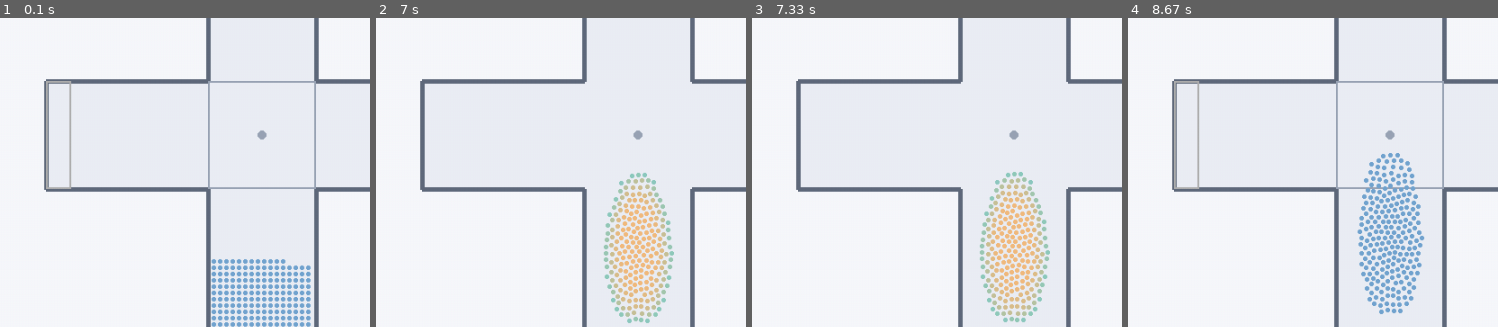
Above: before the commit, frames 1-4 (left to right).
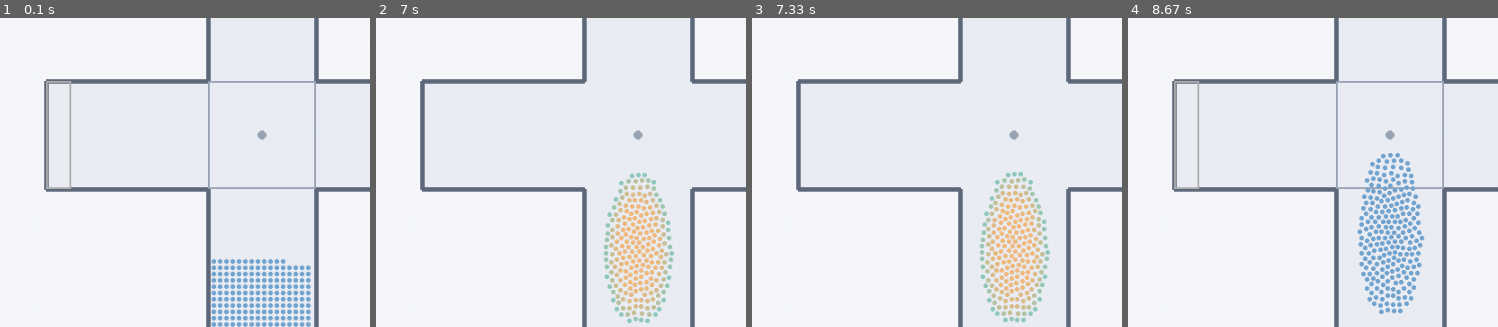
Above: after the commit, the same moments.

Repository: gaheebella/PDFS-Multi-Robot
Game: pygame game, started from pygame_simulator/main.py
Same seed, same stepped clock (60 frames per second), same inputs: the game is played once before the commit and once after it.
Inputs:
- Up to frame 1 (0.1 s): no input
- Up to frame 2 (7 s): tap Space at 0.33, 1.07, 1.37, 1.57, 1.9, 2.2, 2.4, 2.7, 2.97, 3.3, 3.6, 3.73, 4.13, 4.43, 4.8, 5.2, 5.5, 5.7, 6, 6.2, 6.53, 6.83 s; tap D at 0.67, 1.98, 3.38, 4.88, 6.28 s; tap V at 1.15, 2.48, 3.82, 5.28, 6.62 s
- Up to frame 3 (7.33 s): tap Space at 7.03 s
- Up to frame 4 (8.67 s): tap Space at 7.33, 7.6, 7.93, 8.23, 8.37 s; tap D at 7.68 s; tap V at 8.02 s
The pictures show only the part of the screen within x 12-62%, y 31-81%; the shares and areas given below are measured in that part.

Frames 1-3 are identical in both runs. In frame 4, less than 0.1% of the frame differs, in the area x 63-78%, y 46-54%.

Commit message:
feat: improve DFS regrouping and prevent isolated robots

Diff:
--- a/pygame_simulator/main.py
+++ b/pygame_simulator/main.py
@@ -125,6 +125,7 @@
     MOVE_TO_JUNCTION = auto()
     EXPLORE_BRANCH = auto()
     BACKTRACK = auto()
+    REGROUP = auto()
     SELECT_NEXT_BRANCH = auto()
     DONE = auto()
 
@@ -169,6 +170,9 @@
 ROUTE_FORCE = 52.0
 BACKTRACK_FORCE = 48.0
 CENTERING_GAIN = 1.2
+ISOLATION_NEIGHBOR_THRESHOLD = 4
+ISOLATION_ROUTE_BOOST = 1.2
+LOCAL_COHESION_GAIN = 22.0
 
 MAX_SPEED = 78.0
 MAX_ACCELERATION = 520.0
@@ -180,7 +184,9 @@
 SATURATION_DWELL_TIME = 1.4
 
 JUNCTION_ENTRY_COUNT = 18
-BACKTRACK_REMAINING_LIMIT = 4
+BACKTRACK_REMAINING_LIMIT = 1
+REGROUP_BOTTOM_TARGET_COUNT = 208
+REGROUP_SPREAD_THRESHOLD = 36.0
 
 # 공간 해싱 셀 크기: SPH support radius와 동일하게 둠
 CELL_SIZE = SMOOTHING_LENGTH
@@ -220,7 +226,9 @@
 
 
 def is_region_allowed(position):
-    """DFS가 선택하지 않은 branch를 가상 밸브처럼 닫습니다."""
+    """DFS가 선택하지 않은 branch를 가상 밸브처럼 닫습니다.
+    REGROUP 동안에는 방금 탐색한 branch를 계속 열어 두어 뒤처진 로봇이 빠져나올 수 있게 합니다.
+    """
     region = get_robot_region(position)
 
     if phase == SimulationPhase.MOVE_TO_JUNCTION:
@@ -229,8 +237,12 @@
     if phase in {
         SimulationPhase.EXPLORE_BRANCH,
         SimulationPhase.BACKTRACK,
+        SimulationPhase.REGROUP,
     }:
         return region in {"BOTTOM", "JUNCTION", active_branch}
+
+    if phase == SimulationPhase.DONE:
+        return region in {"BOTTOM", "JUNCTION"}
 
     return region != "OUTSIDE"
 
@@ -532,38 +544,70 @@
         )
 
 
+def get_bottom_hold_point():
+    return pygame.Vector2(
+        center_x,
+        center_y + half_width + normal_length - 18,
+    )
+
+
+def get_branch_tip_target(branch):
+    if branch == "UP":
+        return pygame.Vector2(center_x, center_y - half_width - normal_length + 18)
+    if branch == "LEFT":
+        return pygame.Vector2(center_x - half_width - normal_length + 18, center_y)
+    if branch == "RIGHT":
+        return pygame.Vector2(center_x + half_width + right_length - 18, center_y)
+    return pygame.Vector2(center_x, center_y)
+
+
+def normalized_direction_toward(source, target):
+    direction = target - source
+    if direction.length_squared() > EPSILON:
+        return direction.normalize()
+    return pygame.Vector2(0.0, 0.0)
+
+
+def get_route_target(robot):
+    region = get_robot_region(robot.position)
+    junction_target = pygame.Vector2(center_x, center_y)
+    bottom_hold = get_bottom_hold_point()
+
+    if phase == SimulationPhase.MOVE_TO_JUNCTION:
+        return junction_target
+
+    if phase == SimulationPhase.EXPLORE_BRANCH:
+        if region == "BOTTOM":
+            return junction_target
+        return get_branch_tip_target(active_branch)
+
+    if phase == SimulationPhase.BACKTRACK:
+        if region == active_branch:
+            return junction_target
+        return bottom_hold
+
+    if phase == SimulationPhase.REGROUP:
+        return bottom_hold
+
+    if phase == SimulationPhase.DONE:
+        return bottom_hold
+
+    return junction_target
+
+
 def compute_route_force(robot):
     region = get_robot_region(robot.position)
     force = pygame.Vector2(0.0, 0.0)
 
-    if phase == SimulationPhase.MOVE_TO_JUNCTION:
-        target = pygame.Vector2(center_x, center_y)
-        direction = target - robot.position
-        if direction.length_squared() > EPSILON:
-            force = direction.normalize() * ROUTE_FORCE
-
-    elif phase == SimulationPhase.EXPLORE_BRANCH:
-        # 아래쪽 로봇은 먼저 Junction으로 들어옴
-        if region == "BOTTOM":
-            target = pygame.Vector2(center_x, center_y)
-            direction = target - robot.position
-            if direction.length_squared() > EPSILON:
-                force = direction.normalize() * ROUTE_FORCE
-        else:
-            force = BRANCH_DIRECTIONS[active_branch] * ROUTE_FORCE
-
-    elif phase == SimulationPhase.BACKTRACK:
-        # 1차 구현에서는 branch 전체 로봇을 아래 대기지점까지 복귀시킴
-        hold_point = pygame.Vector2(
-            center_x,
-            center_y + half_width + normal_length - 18,
-        )
-        direction = hold_point - robot.position
-        if direction.length_squared() > EPSILON:
-            force = direction.normalize() * BACKTRACK_FORCE
+    target = get_route_target(robot)
+    direction = normalized_direction_toward(robot.position, target)
+
+    if phase in {SimulationPhase.MOVE_TO_JUNCTION, SimulationPhase.EXPLORE_BRANCH}:
+        force = direction * ROUTE_FORCE
+    elif phase in {SimulationPhase.BACKTRACK, SimulationPhase.REGROUP, SimulationPhase.DONE}:
+        force = direction * BACKTRACK_FORCE
 
     # 경로 중심선 쪽으로 약한 구속력 추가
-    region = get_robot_region(robot.position)
     if region in {"UP", "BOTTOM"}:
         force.x += CENTERING_GAIN * (center_x - robot.position.x)
     elif region in {"LEFT", "RIGHT"}:
@@ -579,6 +623,9 @@
         pressure_force = pygame.Vector2(0.0, 0.0)
         viscosity_force = pygame.Vector2(0.0, 0.0)
         repulsion_force = pygame.Vector2(0.0, 0.0)
+        cohesion_force = pygame.Vector2(0.0, 0.0)
+        neighbor_count = 0
+        neighbor_center_sum = pygame.Vector2(0.0, 0.0)
 
         for robot_j in iter_neighbor_candidates(robot_i, grid):
             if robot_i is robot_j:
@@ -589,6 +636,9 @@
 
             if distance_squared <= EPSILON or distance_squared > h_squared:
                 continue
+
+            neighbor_count += 1
+            neighbor_center_sum += robot_j.position
 
             distance = math.sqrt(distance_squared)
             gradient = spiky_gradient(r_ij, SMOOTHING_LENGTH)
@@ -608,28 +658,20 @@
                 mu_ij = (
                     SMOOTHING_LENGTH
                     * approach_value
-                    / (
-                        distance_squared
-                        + 0.01 * SMOOTHING_LENGTH**2
-                    )
+                    / (distance_squared + 0.01 * SMOOTHING_LENGTH**2)
                 )
 
-                # P + kappa*rho = kappa*rho*(rho/rho0)^lambda > 0
                 c_i_squared = (
-                    robot_i.pressure
-                    + PRESSURE_GAIN * robot_i.density
+                    robot_i.pressure + PRESSURE_GAIN * robot_i.density
                 ) / max(robot_i.density, EPSILON)
                 c_j_squared = (
-                    robot_j.pressure
-                    + PRESSURE_GAIN * robot_j.density
+                    robot_j.pressure + PRESSURE_GAIN * robot_j.density
                 ) / max(robot_j.density, EPSILON)
 
                 c_i = math.sqrt(max(c_i_squared, 0.0))
                 c_j = math.sqrt(max(c_j_squared, 0.0))
                 c_ij = 0.5 * (c_i + c_j)
-                mean_density = 0.5 * (
-                    robot_i.density + robot_j.density
-                )
+                mean_density = 0.5 * (robot_i.density + robot_j.density)
 
                 pi_ij = (
                     -VISCOSITY_XI1 * c_ij * mu_ij
@@ -641,21 +683,35 @@
             # 최소거리 충돌 반발력은 SAFE_RADIUS 안에서만 적용
             if distance < SAFE_RADIUS:
                 direction_away = r_ij / distance
-                penetration_ratio = (
-                    SAFE_RADIUS - distance
-                ) / SAFE_RADIUS
+                penetration_ratio = (SAFE_RADIUS - distance) / SAFE_RADIUS
                 repulsion_force += (
-                    REPULSION_GAIN
-                    * penetration_ratio
-                    * direction_away
+                    REPULSION_GAIN * penetration_ratio * direction_away
                 )
 
         route_force = compute_route_force(robot_i)
+
+        # 근처 이웃이 너무 적으면, 군집 중심 쪽으로 끌어당겨 뒤처짐을 줄임
+        if 0 < neighbor_count < ISOLATION_NEIGHBOR_THRESHOLD:
+            local_center = neighbor_center_sum / neighbor_count
+            cohesion_direction = local_center - robot_i.position
+            if cohesion_direction.length_squared() > EPSILON:
+                ratio = (
+                    ISOLATION_NEIGHBOR_THRESHOLD - neighbor_count
+                ) / ISOLATION_NEIGHBOR_THRESHOLD
+                cohesion_force = cohesion_direction.normalize() * LOCAL_COHESION_GAIN * ratio
+
+        # 완전히 고립되거나 이웃이 적으면 주행 방향 힘을 더 크게 줌
+        if neighbor_count < ISOLATION_NEIGHBOR_THRESHOLD:
+            boost_ratio = (
+                ISOLATION_NEIGHBOR_THRESHOLD - neighbor_count
+            ) / ISOLATION_NEIGHBOR_THRESHOLD
+            route_force *= (1.0 + ISOLATION_ROUTE_BOOST * boost_ratio)
 
         total_acceleration = (
             pressure_force
             + viscosity_force
             + repulsion_force
+            + cohesion_force
             + route_force
             - DAMPING * robot_i.velocity
         )
@@ -705,6 +761,8 @@
     global dfs_index
     global active_branch
     global saturation_timer
+
+    bottom_hold = get_bottom_hold_point()
 
     if phase == SimulationPhase.MOVE_TO_JUNCTION:
         robots_in_junction = sum(
@@ -733,12 +791,42 @@
             print("[DFS] Parent Junction 방향 Backtracking 시작")
 
     elif phase == SimulationPhase.BACKTRACK:
-        robots_remaining = sum(
+        robots_remaining_in_branch = sum(
             get_robot_region(robot.position) == active_branch
             for robot in robots
         )
 
-        if robots_remaining <= BACKTRACK_REMAINING_LIMIT:
+        if robots_remaining_in_branch <= BACKTRACK_REMAINING_LIMIT:
+            phase = SimulationPhase.REGROUP
+            print("[DFS] Branch 복귀 완료, bottom staging으로 regroup")
+
+    elif phase == SimulationPhase.REGROUP:
+        robots_in_bottom = sum(
+            get_robot_region(robot.position) == "BOTTOM"
+            for robot in robots
+        )
+
+        robots_in_junction = sum(
+            get_robot_region(robot.position) == "JUNCTION"
+            for robot in robots
+        )
+
+        robots_remaining_in_branch = sum(
+            get_robot_region(robot.position) == active_branch
+            for robot in robots
+        )
+
+        average_bottom_distance = sum(
+            robot.position.distance_to(bottom_hold)
+            for robot in robots
+        ) / len(robots)
+
+        if (
+            robots_in_bottom >= REGROUP_BOTTOM_TARGET_COUNT
+            and robots_in_junction <= 8
+            and robots_remaining_in_branch <= 1
+            and average_bottom_distance <= REGROUP_SPREAD_THRESHOLD
+        ):
             branch_states[active_branch] = "VISITED"
             phase = SimulationPhase.SELECT_NEXT_BRANCH
 
@@ -748,15 +836,16 @@
         if dfs_index >= len(DFS_ORDER):
             phase = SimulationPhase.DONE
             print("[DFS] 모든 Branch 탐색 완료")
-            for robot in robots:
-                robot.velocity.update(0.0, 0.0)
-                robot.acceleration.update(0.0, 0.0)
             return
 
         active_branch = DFS_ORDER[dfs_index]
         branch_states[active_branch] = "ACTIVE"
         phase = SimulationPhase.EXPLORE_BRANCH
         print(f"[DFS] 다음 Branch 탐색: {active_branch}")
+
+    elif phase == SimulationPhase.DONE:
+        # 마지막 branch 이후에도 약하게 bottom 쪽 regroup을 유지
+        pass
 
 
 # =========================================================
@@ -848,7 +937,7 @@
             elif event.key == pygame.K_ESCAPE:
                 running = False
 
-    if not paused and phase != SimulationPhase.DONE:
+    if not paused:
         substep_dt = frame_dt / SUBSTEPS
 
         for _ in range(SUBSTEPS):
